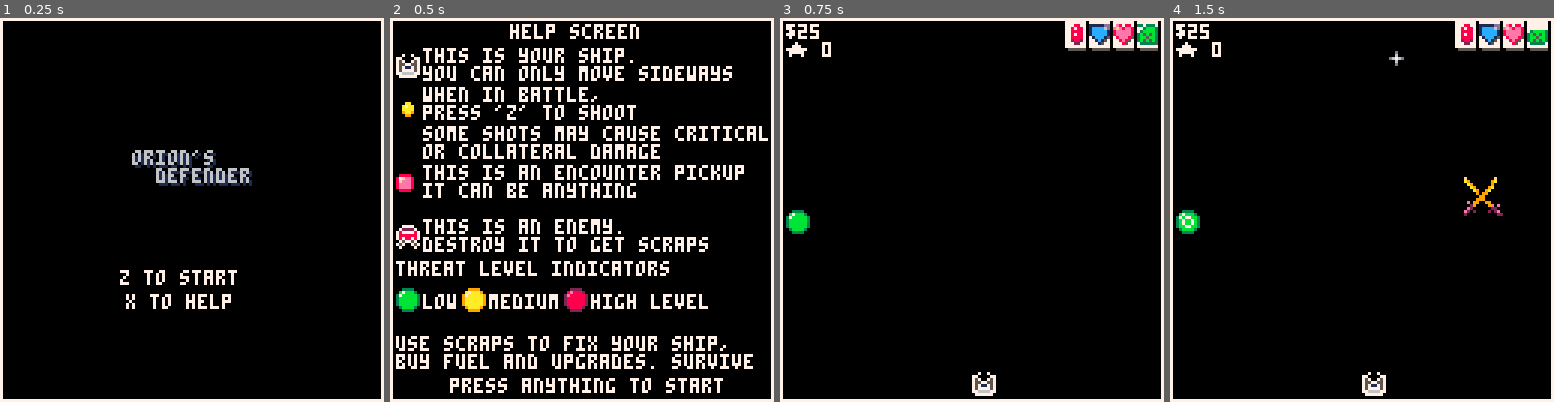
Above: before the commit, frames 1-4 (left to right).
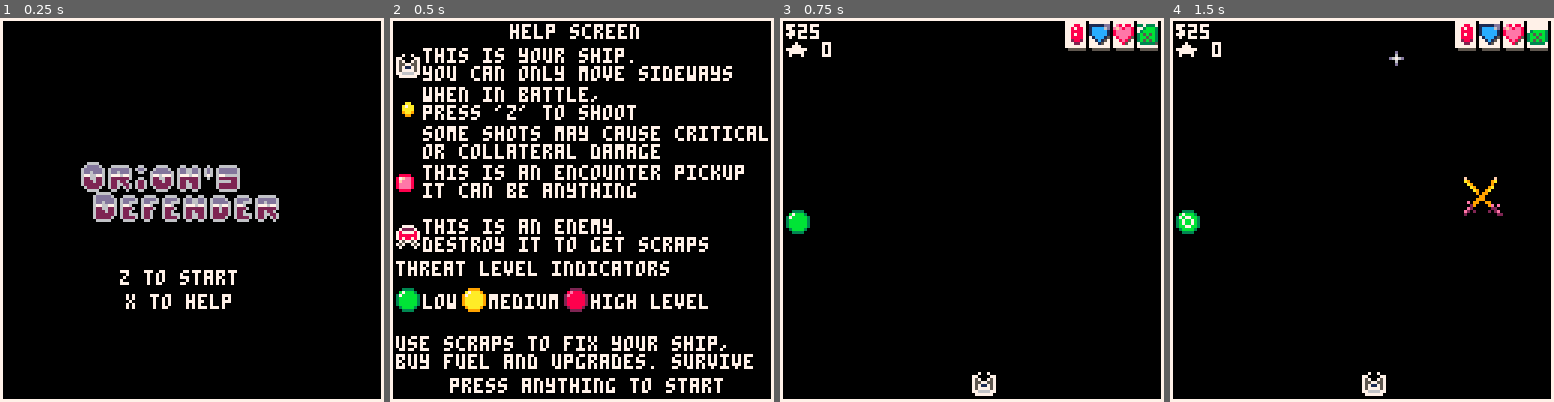
Above: after the commit, the same moments.

Repository: NinetiesPaul/Orion-s-Defender
Game: PICO-8 cartridge orionsdefender.p8
Same seed, same stepped clock (60 frames per second), same inputs: the game is played once before the commit and once after it.
Inputs:
- Up to frame 1 (0.25 s): no input
- Up to frame 2 (0.5 s): tap X (X key) at 0.33 s
- Up to frame 3 (0.75 s): tap O (Z key) at 0.7 s
- Up to frame 4 (1.5 s): tap X (X key) at 1.07 s

The runs differ from the first frame. In frame 1, 5.5% of the frame differs, in the area x 21-73%, y 34-54%; in frame 2, nothing differs; in frame 3, nothing differs; in frame 4, nothing differs.

Commit message:
added title on title screen

Diff:
--- a/orionsdefender.p8
+++ b/orionsdefender.p8
@@ -327,8 +327,7 @@
 	end
 
 	if current_view == 6 then -- start
-		print("orion's\n  defender",45,45, 1)
-		print("orion's\n  defender",44,44, 6)
+		spr(128,24,44,9,3)
 		print("z to start", 40, 84,7)
 		print("x to help", 42, 92,7)
 	end
Not shown, changed: 80 lines of the sprite sheet (__gfx__) section of orionsdefender.p8
